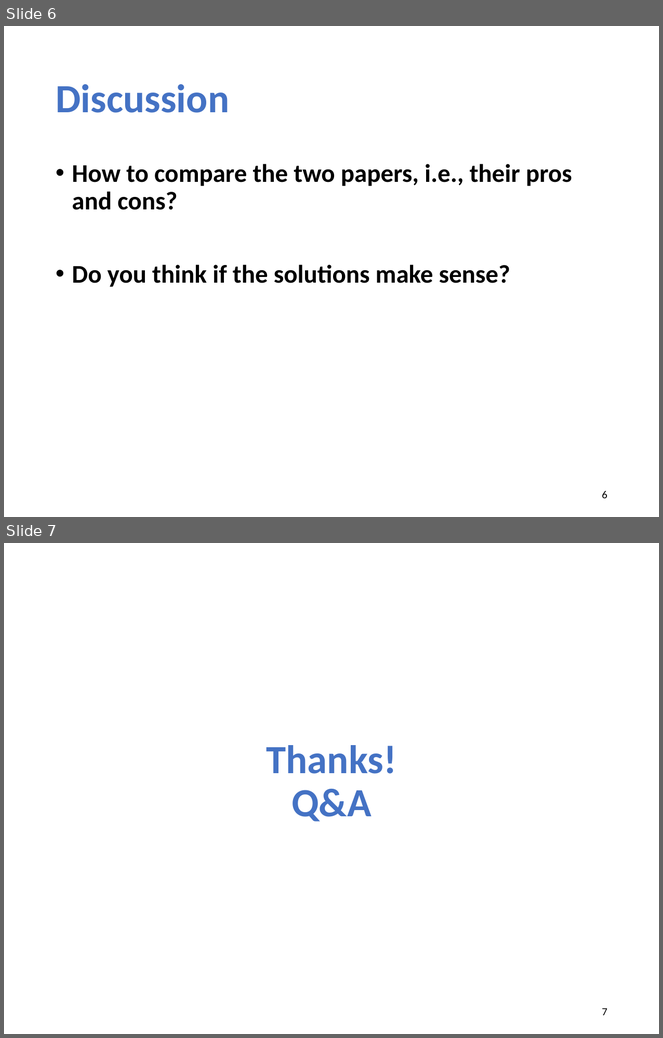
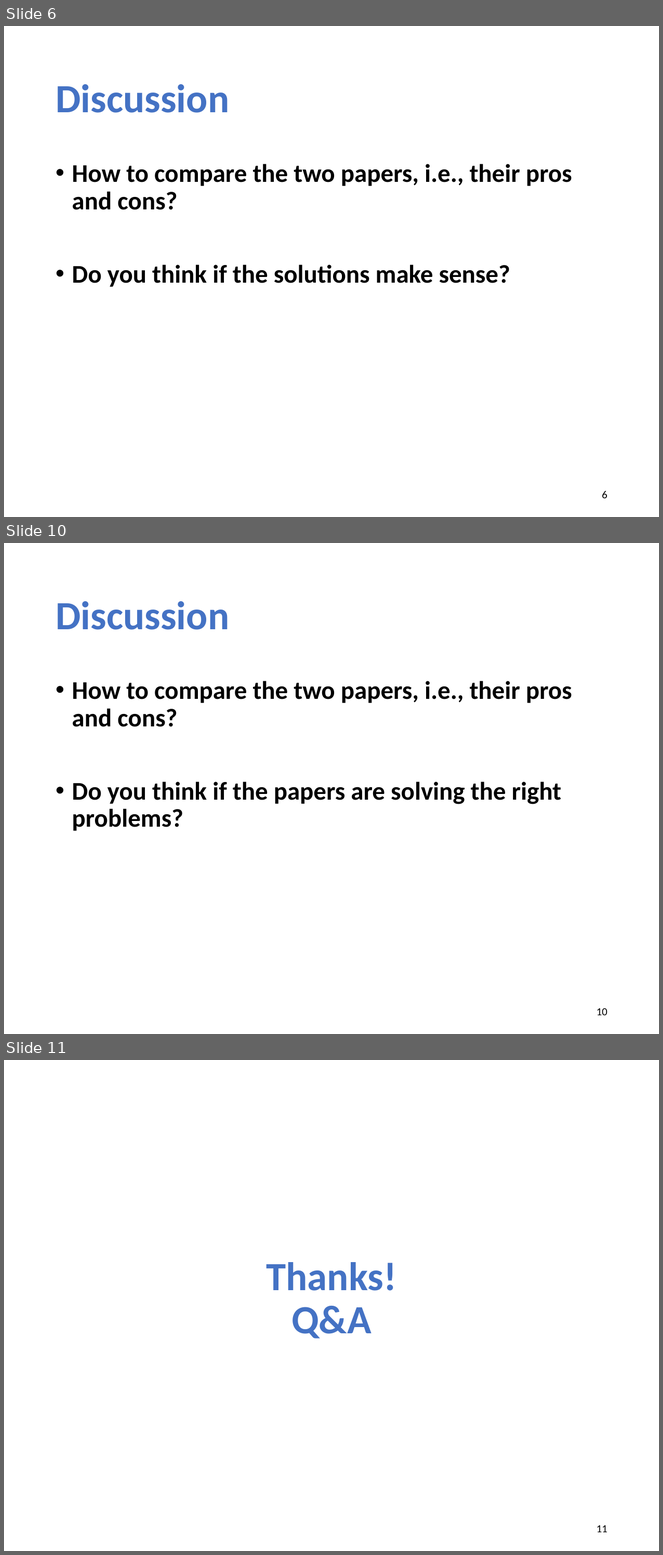
Before and after one commit to xinjin/course-adv-net, a slide deck: slides/lec09_AI.pptx. Shown one above the other, each under a label of ours: slides 6 and 7 before the commit, slides 6, 10 and 11 after it; the slides between them are not shown. The pictures are 663x1038 and 663x1555 pixels, drawn with LibreOffice and Linux fonts; fonts in the diff are those of the drawing. Boxes give left, top, right and bottom in pixels: in the first picture for what was removed or moved away, otherwise in the second. Text is boxed around its words. In the diff, an @@ line names an element or a change of style, - is before the commit and + after.

```diff
--- a/slides/lec09_AI.pptx
+++ b/slides/lec09_AI.pptx
@@ slide 10 added at (x1=4, y1=543, x2=659, y2=1034), background #FFFFFF @@
@@ title added at (x1=55, y1=601, x2=229, y2=630), 44 pt, text #4472C4, bold @@
+Discussion
@@ text added at (x1=72, y1=681, x2=572, y2=831), 28 pt, text #000000, bold @@
+• How to compare the two papers, i.e., their pros and cons?
+• Do you think if the papers are solving the right problems?
@@ page number added at (x1=597, y1=1008, x2=608, y2=1016), 12 pt, text #000000 @@
+10
@@ what was slide 7 is now slide 11 @@
@@ page number at (x1=597, y1=1525, x2=608, y2=1533): text changed @@
-7
+11
```
Also in this commit, not shown: 3 other slides added, 1 other file.
